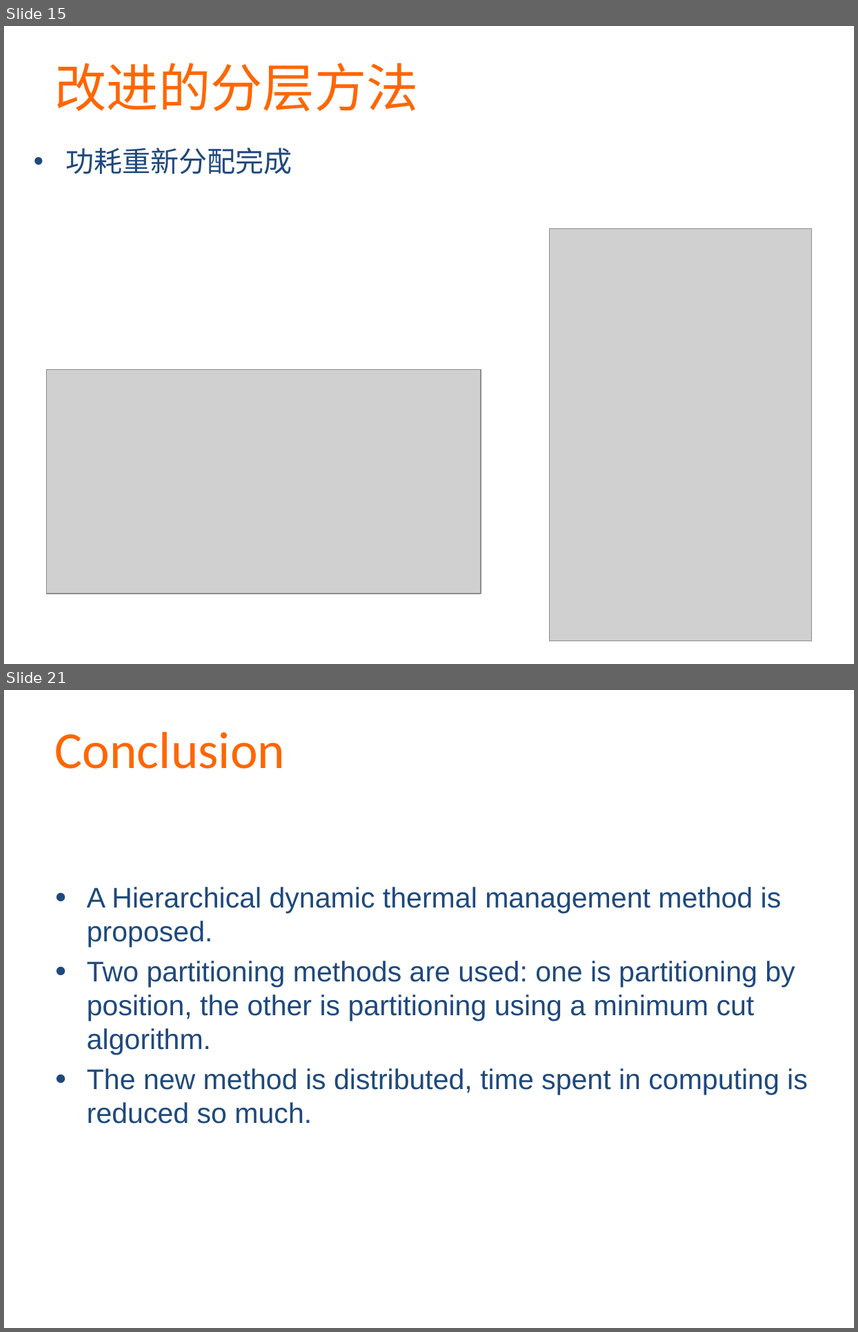
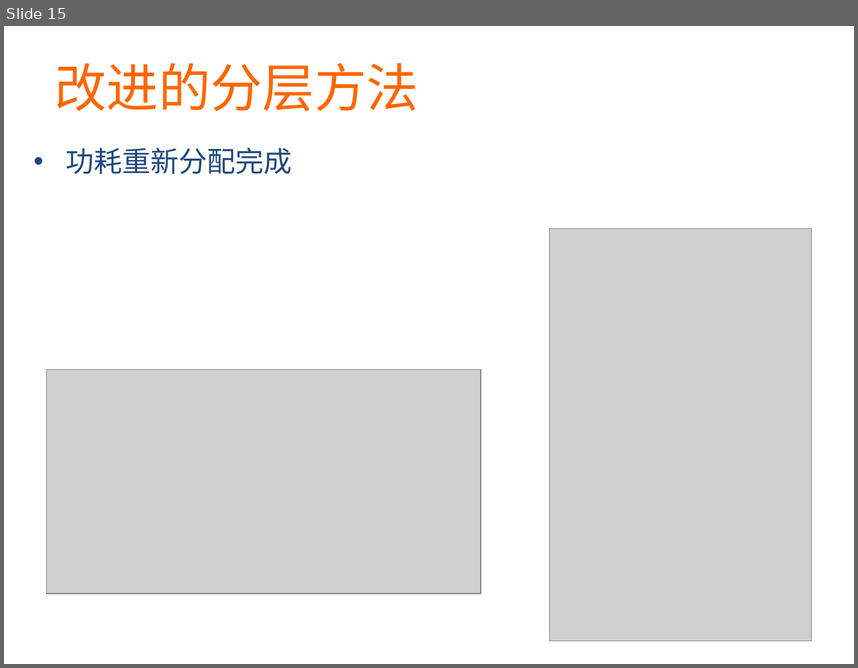
Before and after one commit to martian9/xin-yuan-houqin, a slide deck: ppt/majian.pptx. Shown one above the other, each under a label of ours: slides 15 and 21 before the commit, slide 15 after it; the slides between them are not shown. The pictures are 858x1332 and 858x668 pixels, drawn with LibreOffice and Linux fonts; fonts in the diff are those of the drawing; grey boxes stand for pictures. Boxes give left, top, right and bottom in pixels: in the first picture for what was removed or moved away, otherwise in the second. Text is boxed around its words. In the diff, an @@ line names an element or a change of style, - is before the commit and + after.

```diff
--- a/ppt/majian.pptx
+++ b/ppt/majian.pptx
@@ slide 21 removed at <box>4,690,854,1328</box>, background #FFFFFF @@
@@ text removed at <box>55,731,286,769</box> @@
-Conclusion
@@ text removed at <box>87,887,808,1123</box> @@
-● A Hierarchical dynamic thermal management method is proposed.
-● Two partitioning methods are used: one is partitioning by position, the other is partitioning using a minimum cut algorithm.
-● The new method is distributed, time spent in computing is reduced so much.
```
Also in this commit, not shown: 4 slides changed, 9 slides added, 5 other slides removed.
